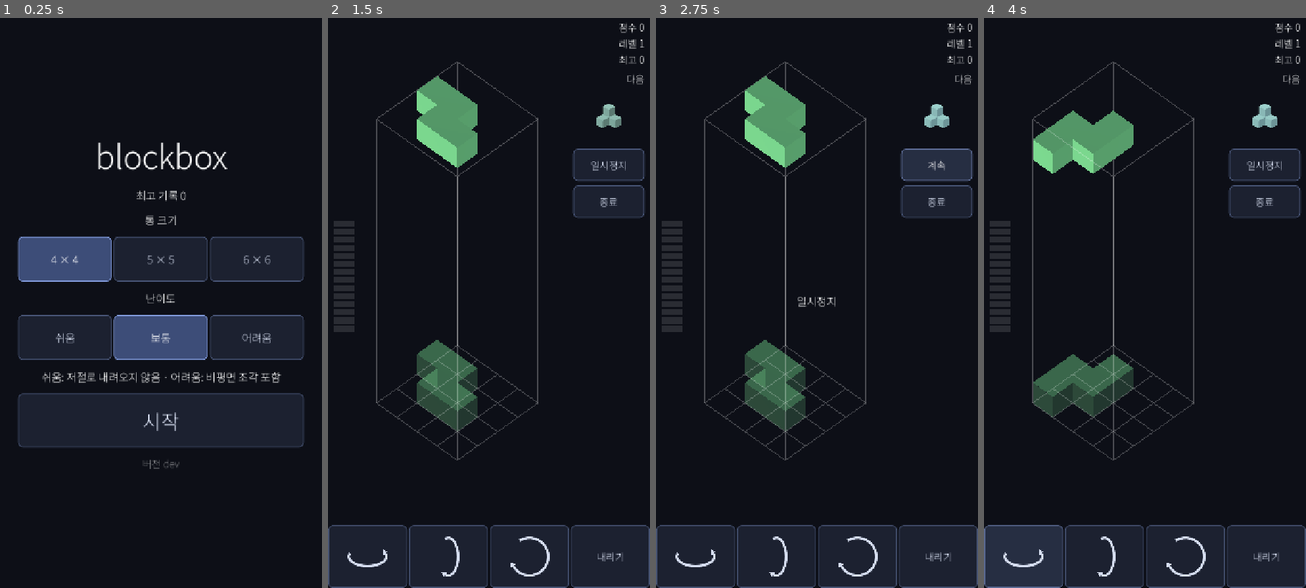
Above: before the commit, frames 1-4 (left to right).
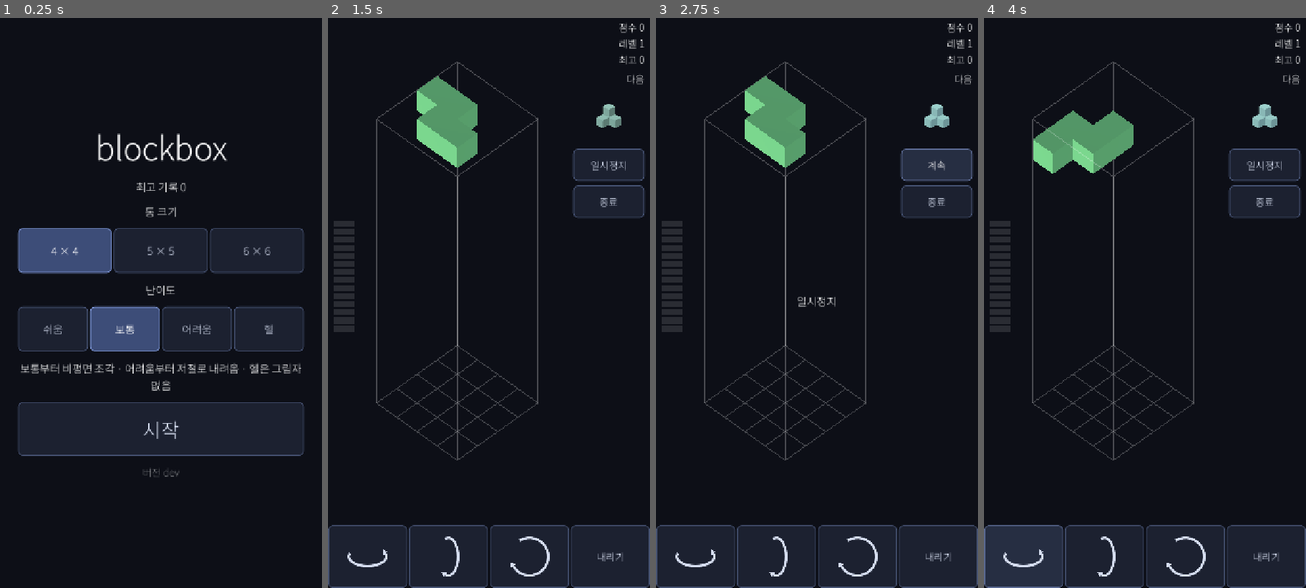
Above: after the commit, the same moments.

Repository: kjw5541a-hash/blockbox
Game: Godot game, scene res://scenes/start.tscn
Two runs of this game, one before a commit and one after it. Both use one fixed random seed, a clock stepped at 60 frames per second and the inputs below.
Inputs (mouse positions are in pixels of both pictures, inside the frame that each line leads up to):
- Up to frame 1 (0.25 s): no input
- Up to frame 2 (1.5 s): click (598, 331) at 0.5 s, where only the run after the commit has a clickable "헬"; click "시작" at 1.25 s
- Up to frame 3 (2.75 s): click "일시정지" at 2 s
- Up to frame 4 (4 s): click "계속" at 2.75 s; click (1022, 553) at 3.5 s

The runs differ from the first frame. In frame 1, 13% of the frame differs, in the area x 5-95%, y 20-81%; in frame 2, 2.2%; in frame 3, 2.2%; in frame 4, 2.4%.

Commit message:
feat: 난이도를 네 단계 계단으로 다시 짠다
스위치 세 개(특수 조각 / 자동 낙하 / 착지 그림자)가 한 단계마다 하나씩
켜지고 꺼진다.

  쉬움   기본 조각만, 저절로 안 내려옴, 그림자 있음
  보통   + 특수(비평면) 조각
  어려움 + 저절로 내려옴
  헬     + 그림자 없음

기존 어려움에만 나오던 비평면 조각이 보통부터 나오고, 보통에 있던 자동
낙하가 어려움으로 밀린다. 시작 화면에 헬 버튼을 더하고 부분집합 폰트를
새 문구에 맞춰 다시 떴다.

Co-Authored-By: Claude Opus 5 <noreply@anthropic.com>

Diff:
--- a/scenes/start.tscn
+++ b/scenes/start.tscn
@@ -95,10 +95,18 @@
 button_group = SubResource("DiffGroup")
 text = "어려움"
 
+[node name="Hell" type="Button" parent="Center/Menu/Difficulty"]
+custom_minimum_size = Vector2(0, 100)
+size_flags_horizontal = 3
+focus_mode = 0
+toggle_mode = true
+button_group = SubResource("DiffGroup")
+text = "헬"
+
 [node name="Hint" type="Label" parent="Center/Menu"]
 horizontal_alignment = 1
 autowrap_mode = 3
-text = "쉬움: 저절로 내려오지 않음 · 어려움: 비평면 조각 포함"
+text = "보통부터 비평면 조각 · 어려움부터 저절로 내려옴 · 헬은 그림자 없음"
 
 [node name="Start" type="Button" parent="Center/Menu"]
 custom_minimum_size = Vector2(0, 120)
--- a/scripts/game_config.gd
+++ b/scripts/game_config.gd
@@ -8,6 +8,17 @@
 const EASY := 0
 const NORMAL := 1
 const HARD := 2
+const HELL := 3
+
+# 난이도 버튼 줄의 순서이자 값이다. 난이도를 훑는 쪽이 숫자를 따로 적지 않도록
+# 한곳에 모아 둔다.
+const ALL := [EASY, NORMAL, HARD, HELL]
+
+# 난이도는 스위치 세 개가 하나씩 켜지는 계단이다.
+#   쉬움   기본 조각만, 저절로 안 내려옴, 착지 그림자 있음
+#   보통   + 특수(비평면) 조각
+#   어려움 + 저절로 내려옴
+#   헬     + 착지 그림자 없음
 
 # 층 클리어에 필요한 칸 수를 난이도별로 깎아준다. 인덱스가 난이도다.
 # 통이 커질수록 한 층을 채우는 데 필요한 조각 수가 제곱으로 늘어나므로
@@ -15,7 +26,7 @@
 #
 # 보통에서 한 칸을 봐주니 "다 안 찼는데 지워진다"고 읽혔다. 눈에 보이는 것과
 # 규칙이 어긋나는 쪽이 난이도 조절보다 손해다. 쉬움만 봐주고 나머지는 꽉 채운다.
-const THRESHOLD_SLACK := [2, 0, 0]
+const THRESHOLD_SLACK := [2, 0, 0, 0]
 
 # 기본값은 시작 화면을 거치지 않고 main.tscn 을 직접 띄웠을 때(테스트 포함) 쓰인다.
 # 원래 구현되어 있던 게임이 그대로 나오도록 4x4 / 어려움으로 둔다.
@@ -25,9 +36,9 @@
 static func apply() -> void:
 	Board.resize(size, size, size * size - THRESHOLD_SLACK[difficulty])
 
-# 쉬움과 보통에는 평면 조각만 나온다. 비평면 3종은 어려움 전용이다.
+# 쉬움에는 평면 조각만 나온다. 비평면 3종은 보통부터다.
 static func kinds() -> Array:
-	if difficulty == HARD:
+	if difficulty != EASY:
 		return Piece.SHAPES.keys()
 	var out: Array = []
 	for k in Piece.SHAPES.keys():
@@ -35,6 +46,10 @@
 			out.append(k)
 	return out
 
-# 쉬움은 조각이 저절로 내려오지 않는다 — 내리기를 눌러야만 잠긴다.
+# 쉬움과 보통은 조각이 저절로 내려오지 않는다 — 내리기를 눌러야만 잠긴다.
 static func gravity() -> bool:
-	return difficulty != EASY
+	return difficulty >= HARD
+
+# 헬만 착지 자리를 숨긴다. 어디에 놓일지 눈으로 못 보고 세어야 한다.
+static func ghost() -> bool:
+	return difficulty != HELL
--- a/scripts/piece_view.gd
+++ b/scripts/piece_view.gd
@@ -61,10 +61,15 @@
 	_solid.mesh = BlockMesh.hull_mesh(game.current.world_cells())
 	_show(_solid, Vector3.ZERO, color, 1.0)
 
-	_ghost.mesh = BlockMesh.hull_mesh(game.ghost_cells())
-	_show(_ghost, Vector3.ZERO, color, GHOST_ALPHA)
+	# 헬 난이도는 착지 자리를 보여주지 않는다.
+	var tops: Array[Vector3i] = []
+	if GameConfig.ghost():
+		_ghost.mesh = BlockMesh.hull_mesh(game.ghost_cells())
+		_show(_ghost, Vector3.ZERO, color, GHOST_ALPHA)
+		tops = top_cells(game.ghost_cells())
+	else:
+		_ghost.visible = false
 
-	var tops := top_cells(game.ghost_cells())
 	for i in _marks.size():
 		if i >= tops.size():
 			_marks[i].visible = false
--- a/tests/test_game_config.gd
+++ b/tests/test_game_config.gd
@@ -2,7 +2,7 @@
 
 func _initialize() -> void:
 	_test_apply_sets_board()
-	_test_kinds_and_gravity()
+	_test_each_difficulty_flips_one_switch()
 	await _test_start_scene_rows()
 	await _test_main_scene_uses_chosen_size()
 	_test_app_icon_is_set()
@@ -50,22 +50,30 @@
 	_restore()
 	assert(Board.WIDTH == 4 and Board.LAYER_CLEAR_THRESHOLD == 16, "기본값으로 되돌아와야 한다")
 
-func _test_kinds_and_gravity() -> void:
-	for d in [GameConfig.EASY, GameConfig.NORMAL]:
+# 난이도는 스위치 세 개가 한 단계마다 하나씩 켜지는 계단이다. 표를 그대로
+# 적어 두고 대조한다 — 한 칸이라도 어긋나면 고른 난이도와 실제 규칙이 다르다.
+func _test_each_difficulty_flips_one_switch() -> void:
+	# [특수 조각, 자동 낙하, 착지 그림자]
+	var want := {
+		GameConfig.EASY: [false, false, true],
+		GameConfig.NORMAL: [true, false, true],
+		GameConfig.HARD: [true, true, true],
+		GameConfig.HELL: [true, true, false],
+	}
+	assert(want.size() == GameConfig.ALL.size(), "난이도 수와 표가 어긋난다")
+	for d in GameConfig.ALL:
 		GameConfig.difficulty = d
+		var row: Array = want[d]
 		var ks := GameConfig.kinds()
-		assert(ks.size() == Piece.PLANAR_MAX,
-			"난이도 %d 는 평면 조각 %d 종만: %s" % [d, Piece.PLANAR_MAX, ks])
-		for k in ks:
-			assert(k <= Piece.PLANAR_MAX, "난이도 %d 에 비평면 조각 %d 가 섞였다" % [d, k])
-	GameConfig.difficulty = GameConfig.HARD
-	assert(GameConfig.kinds().size() == Piece.SHAPES.size(), "어려움은 전 종류")
-
-	GameConfig.difficulty = GameConfig.EASY
-	assert(not GameConfig.gravity(), "쉬움에는 중력이 없다")
-	for d in [GameConfig.NORMAL, GameConfig.HARD]:
-		GameConfig.difficulty = d
-		assert(GameConfig.gravity(), "난이도 %d 에는 중력이 있다" % d)
+		if row[0]:
+			assert(ks.size() == Piece.SHAPES.size(), "난이도 %d 는 전 종류: %s" % [d, ks])
+		else:
+			assert(ks.size() == Piece.PLANAR_MAX,
+				"난이도 %d 는 평면 조각 %d 종만: %s" % [d, Piece.PLANAR_MAX, ks])
+			for k in ks:
+				assert(k <= Piece.PLANAR_MAX, "난이도 %d 에 비평면 조각 %d 가 섞였다" % [d, k])
+		assert(GameConfig.gravity() == row[1], "난이도 %d 의 자동 낙하가 표와 다르다" % d)
+		assert(GameConfig.ghost() == row[2], "난이도 %d 의 착지 그림자가 표와 다르다" % d)
 	_restore()
 
 func _test_start_scene_rows() -> void:
@@ -79,7 +87,8 @@
 	var diff: Container = menu.get_node("Center/Menu/Difficulty")
 	assert(sizes.get_child_count() == GameConfig.SIZES.size(),
 		"통 크기 버튼 수가 SIZES 와 어긋난다: %d" % sizes.get_child_count())
-	assert(diff.get_child_count() == 3, "난이도 버튼은 3개")
+	assert(diff.get_child_count() == GameConfig.ALL.size(),
+		"난이도 버튼 수가 ALL 과 어긋난다: %d" % diff.get_child_count())
 	for row in [sizes, diff]:
 		var pressed := 0
 		for c in row.get_children():
--- a/tests/test_layer_clear.gd
+++ b/tests/test_layer_clear.gd
@@ -25,7 +25,7 @@
 
 func _test_threshold_matches_difficulty() -> void:
 	for size in GameConfig.SIZES:
-		for d in [GameConfig.EASY, GameConfig.NORMAL, GameConfig.HARD]:
+		for d in GameConfig.ALL:
 			GameConfig.size = size
 			GameConfig.difficulty = d
 			GameConfig.apply()
@@ -39,7 +39,7 @@
 # 기준보다 한 칸 모자라면 절대 지워지지 않고, 기준에 닿는 순간 지워져야 한다.
 func _test_clears_at_threshold_and_not_one_cell_earlier() -> void:
 	for size in GameConfig.SIZES:
-		for d in [GameConfig.EASY, GameConfig.NORMAL, GameConfig.HARD]:
+		for d in GameConfig.ALL:
 			GameConfig.size = size
 			GameConfig.difficulty = d
 			GameConfig.apply()
--- a/tests/test_piece_view.gd
+++ b/tests/test_piece_view.gd
@@ -9,6 +9,7 @@
 	_test_faces_wind_outward()
 	await _test_ghost_is_one_mesh_that_follows_the_piece()
 	await _test_piece_is_one_mesh_too()
+	await _test_hell_hides_the_landing_spot()
 	print("test_piece_view: OK")
 	quit()
 
@@ -174,3 +175,28 @@
 
 	game.queue_free()
 	view.queue_free()
+
+# 헬 난이도는 착지 자리를 감춘다. 조각은 그대로 보이되 고스트도 윗면 판도
+# 나오면 안 된다 — 하나라도 남으면 어디에 놓일지 그대로 보인다.
+func _test_hell_hides_the_landing_spot() -> void:
+	GameConfig.difficulty = GameConfig.HELL
+	var game := Game.new()
+	root.add_child(game)
+	game.start(7)
+	var view = _script().new()
+	root.add_child(view)
+	await process_frame
+	view.setup(game)
+
+	assert(view._solid.visible, "헬이라도 떨어지는 조각은 보여야 한다")
+	assert(not view._ghost.visible, "헬에서는 고스트가 보이면 안 된다")
+	for m in view._marks:
+		assert(not m.visible, "헬에서는 윗면 판이 보이면 안 된다")
+
+	# 다른 난이도로 돌아가면 다시 나와야 한다.
+	GameConfig.difficulty = GameConfig.HARD
+	view.refresh()
+	assert(view._ghost.visible, "헬이 아니면 고스트가 다시 나와야 한다")
+
+	game.queue_free()
+	view.queue_free()
Binary file changed: assets/fonts/NotoSansKR-subset.ttf
